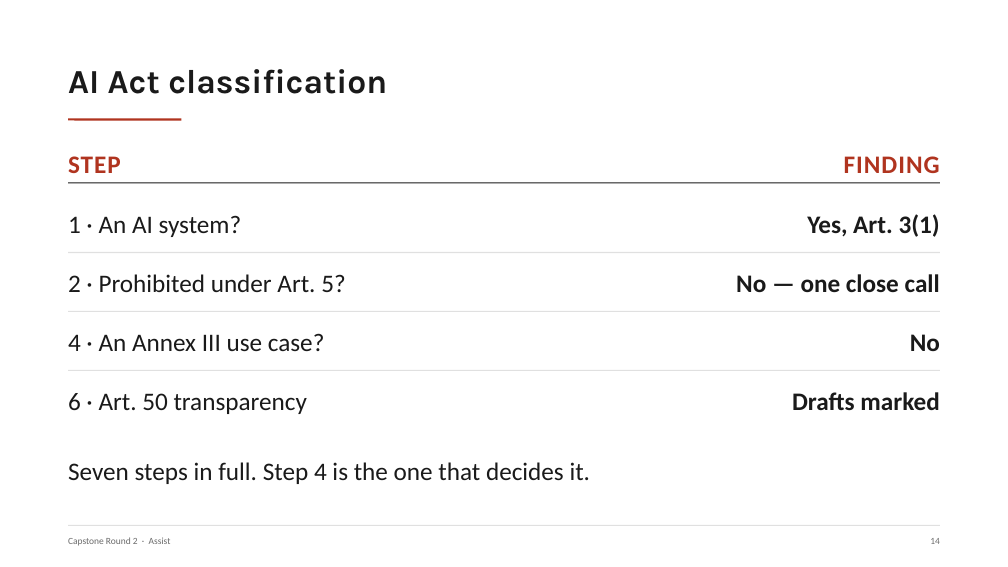
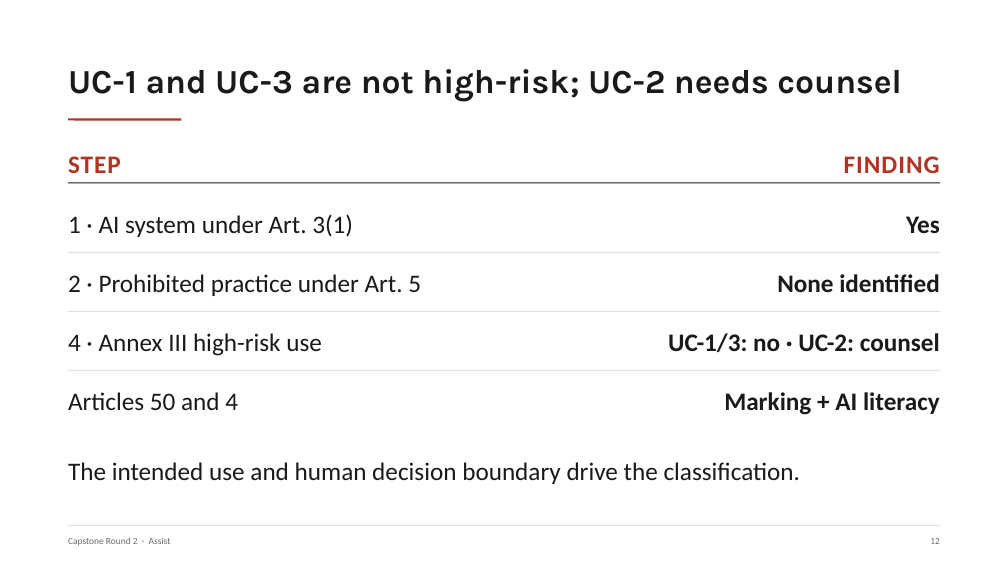
Before and after one commit to nyelugo/PROJECT-Capstone-AI-Consulting, a slide deck: slide 13 of presentation.pptx (slide 15 before the commit). Drawn at 1008x567 pixels with LibreOffice and Linux fonts; fonts in the diff are those of the drawing. Boxes give left, top, right and bottom in pixels: in the first picture for what was removed or moved away, otherwise in the second. Text is boxed around its words. In the diff, an @@ line names an element or a change of style, - is before the commit and + after.

```diff
--- a/presentation.pptx
+++ b/presentation.pptx
@@ text at [68,69,902,102]: text changed @@
-AI Act classification
+UC-1 and UC-3 are not high-risk; UC-2 needs counsel
@@ text at [68,214,353,237]: text changed @@
-1 · An AI system?
+1 · AI system under Art. 3(1)
@@ text at [906,216,940,233]: text changed @@
-Yes, Art. 3(1)
+Yes
@@ text at [68,274,421,296]: text changed @@
-2 · Prohibited under Art. 5?
+2 · Prohibited practice under Art. 5
@@ text at [777,274,940,292]: text changed @@
-No — one close call
+None identified
@@ text at [68,333,322,356]: text changed @@
-4 · An Annex III use case?
+4 · Annex III high-risk use
@@ text at [668,333,940,352]: text changed @@
-No
+UC-1/3: no · UC-2: counsel
@@ text at [68,392,238,410]: text changed @@
-6 · Art. 50 transparency
+Articles 50 and 4
@@ text at [724,392,940,415]: text changed @@
-Drafts marked
+Marking + AI literacy
@@ text at [68,462,801,484]: text changed @@
-Seven steps in full. Step 4 is the one that decides it.
+The intended use and human decision boundary drive the classification.
```
Also in this commit, not shown: 10 other slides changed, 4 slides added, 7 slides removed, 1 other file.
